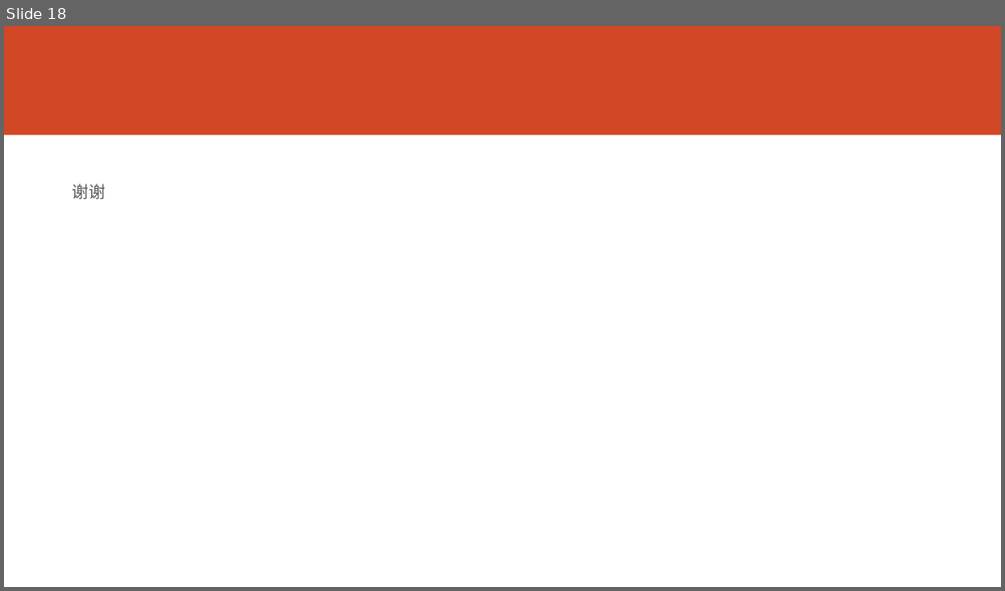
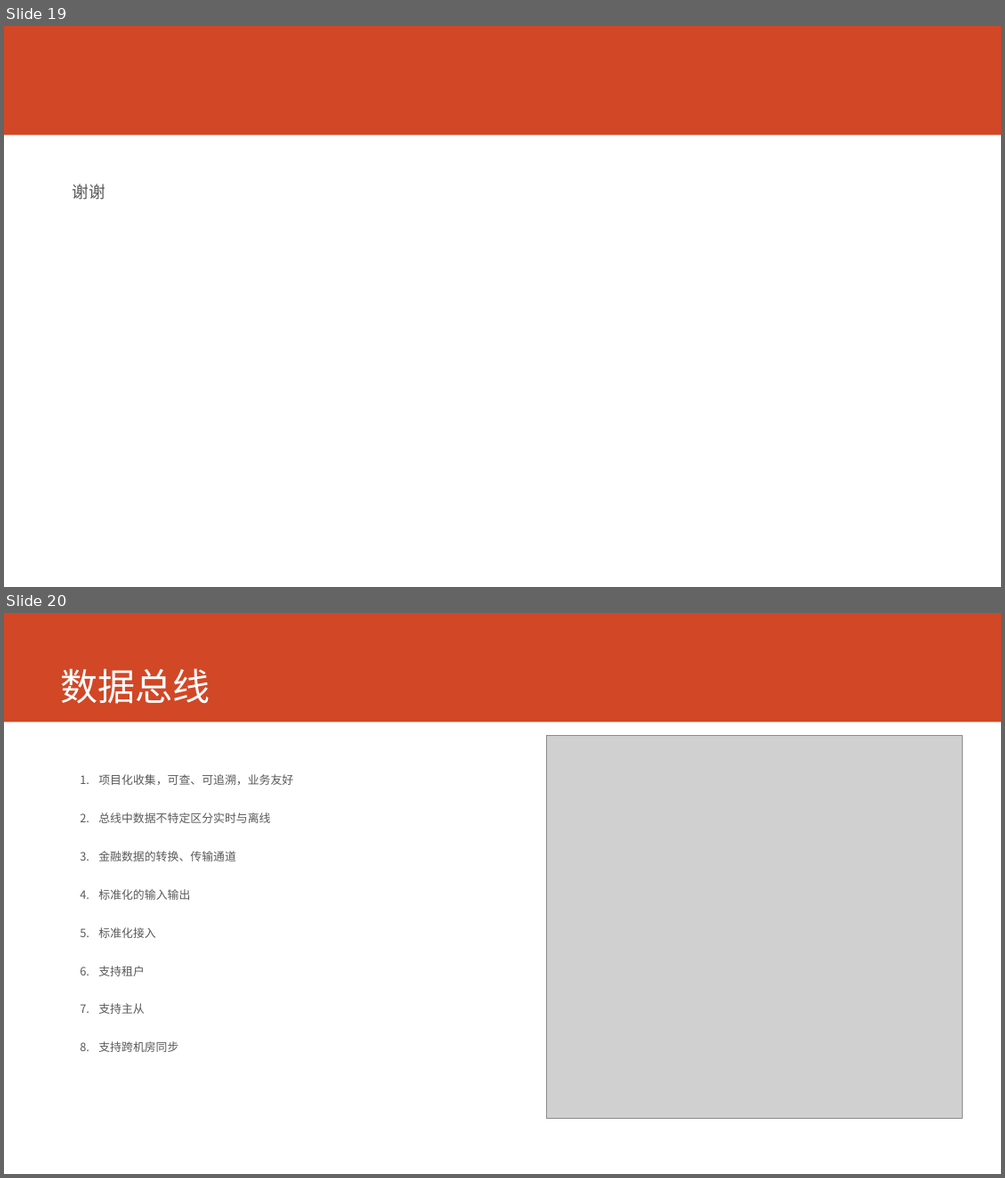
Before and after one commit to printfcoder/printfcoder, a slide deck: job/me/个人介绍.pptx. Shown one above the other, each under a label of ours: slide 18 before the commit, slides 19 and 20 after it. The pictures are 1005x591 and 1005x1178 pixels, drawn with LibreOffice and Linux fonts; fonts in the diff are those of the drawing; grey boxes stand for pictures. Boxes give left, top, right and bottom in pixels: in the first picture for what was removed or moved away, otherwise in the second. Text is boxed around its words. In the diff, an @@ line names an element or a change of style, - is before the commit and + after.

```diff
--- a/job/me/个人介绍.pptx
+++ b/job/me/个人介绍.pptx
@@ slide 20 added at [4, 613, 1001, 1174], background #FFFFFF; not listed: 1 template element that a slide beside it also shows @@
@@ title added at [61, 668, 210, 704], 36 pt, text #FFFFFF @@
+数据总线
@@ picture added at [546, 736, 962, 1118] @@
@@ text added at [98, 774, 293, 1052], 11 pt, text #595959 @@
+1. 项目化收集，可查、可追溯，业务友好
+2. 总线中数据不特定区分实时与离线
+3. 金融数据的转换、传输通道
+4. 标准化的输入输出
+5. 标准化接入
+6. 支持租户
+7. 支持主从
+8. 支持跨机房同步
@@ what was slide 18 is now slide 19 @@
```
Also in this commit, not shown: 2 other slides added.
